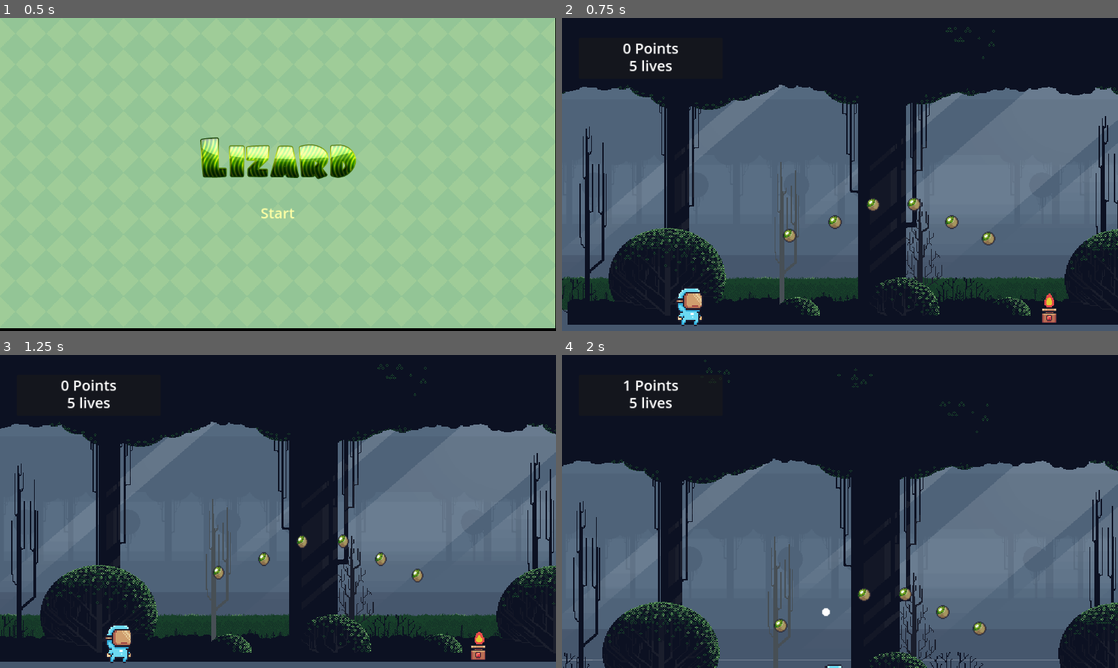
Above: before the commit, frames 1-4 (two rows, left to right).
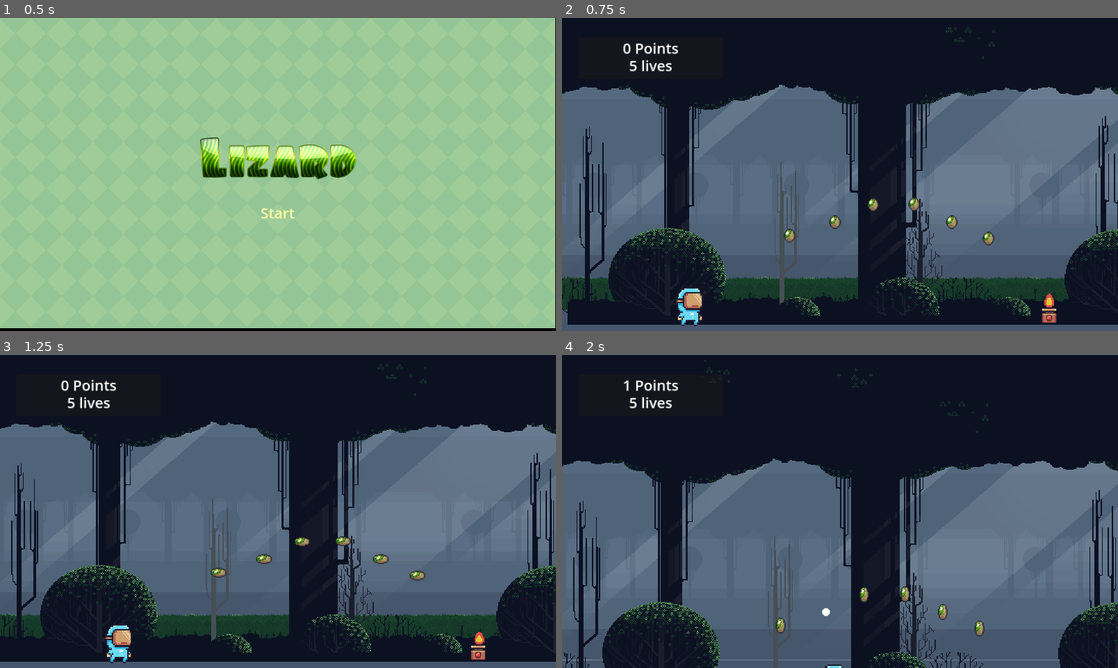
Above: after the commit, the same moments.

Repository: gmribas/LizardGame
Game: Godot game, scene res://scenes/main_menu.tscn
The game is run twice, just before and just after one commit, with the same random seed, the same clock (stepped at 60 frames per second) and the same inputs.
Inputs:
- Up to frame 1 (0.5 s): no input
- Up to frame 2 (0.75 s): click "Start" at 0.5 s
- Up to frame 3 (1.25 s): no input
- Up to frame 4 (2 s): hold D (right) from 1.28 s (still down); tap Space (jump) at 1.52 s

Frame 1 is identical in both runs. In frame 2, 0.2% of the frame differs, in the area x 39-78%, y 57-73%; in frame 3, 0.4%, in the area x 37-77%, y 57-73%; in frame 4, 0.3%.

Commit message:
fixes

Diff:
--- a/scenes/collectables/collectable_kiwi.tscn
+++ b/scenes/collectables/collectable_kiwi.tscn
@@ -193,8 +193,9 @@
 unique_name_in_owner = true
 scale = Vector2(2, 2)
 sprite_frames = SubResource("SpriteFrames_h8kwe")
-animation = &"collected"
 autoplay = "default"
+frame = 3
+frame_progress = 0.496501
 script = ExtResource("4_4ir57")
 
 [node name="CollisionShape2D" type="CollisionShape2D" parent="."]
--- a/scenes/main.tscn
+++ b/scenes/main.tscn
@@ -13,12 +13,12 @@
 [ext_resource type="Texture2D" uid="uid://ceibrouxruyvu" path="res://assets/background/Layer_0002_7.png" id="11_6bwmo"]
 [ext_resource type="PackedScene" uid="uid://df1a6vfcdch5t" path="res://scenes/characters/virtual_guy.tscn" id="12_se8y4"]
 [ext_resource type="PackedScene" uid="uid://vonf6ps58aik" path="res://scenes/collectables/collectable_kiwi.tscn" id="14_75bd8"]
+[ext_resource type="PackedScene" uid="uid://da1b3r4gmxfvr" path="res://scenes/traps/saw3.tscn" id="14_i0nj2"]
 [ext_resource type="PackedScene" uid="uid://r3jom7elntf2" path="res://scenes/traps/fire.tscn" id="15_7akho"]
 [ext_resource type="PackedScene" uid="uid://bam10gyc1iv1t" path="res://scenes/finish_line/end_trophy.tscn" id="15_8ubwc"]
 [ext_resource type="PackedScene" uid="uid://cbe4w0di5anq4" path="res://scenes/finish_line/finish_level.tscn" id="17_121n3"]
 [ext_resource type="Script" path="res://scripts/label_points.gd" id="17_upibd"]
 [ext_resource type="Script" path="res://scripts/collectables/breakable_box/breakable_box.gd" id="18_5pmhn"]
-[ext_resource type="PackedScene" uid="uid://bwlcubo5mxghv" path="res://scenes/traps/saw.tscn" id="19_h6wbd"]
 [ext_resource type="Script" path="res://scripts/label_lives.gd" id="20_naavv"]
 
 [sub_resource type="GDScript" id="GDScript_c8iqv"]
@@ -193,6 +193,7 @@
 [node name="VirtualGuy" parent="SceneObjects" instance=ExtResource("12_se8y4")]
 position = Vector2(145, 576)
 slide_on_ceiling = false
+metadata/_edit_lock_ = true
 
 [node name="Traps" type="Node" parent="SceneObjects"]
 
@@ -208,10 +209,11 @@
 character = NodePath("../../VirtualGuy")
 metadata/_edit_lock_ = true
 
-[node name="Saw" parent="SceneObjects/Traps" node_paths=PackedStringArray("character") instance=ExtResource("19_h6wbd")]
-position = Vector2(1994, 586)
-scale = Vector2(2, 2)
+[node name="Saw3" parent="SceneObjects/Traps" node_paths=PackedStringArray("character") instance=ExtResource("14_i0nj2")]
+position = Vector2(1729, 574)
+scale = Vector2(2.5, 2.5)
 character = NodePath("../../VirtualGuy")
+metadata/_edit_lock_ = true
 
 [node name="Collectables" type="Node" parent="SceneObjects"]
 
--- a/scenes/traps/saw.tscn
+++ /dev/null
@@ -1,102 +0,0 @@
-[gd_scene load_steps=15 format=3 uid="uid://bwlcubo5mxghv"]
-
-[ext_resource type="Texture2D" uid="uid://dy5kqbb1csa86" path="res://assets/traps/saw_off.png" id="1_ifhfj"]
-[ext_resource type="Script" path="res://scripts/traps/saw.gd" id="1_iirje"]
-[ext_resource type="Texture2D" uid="uid://c58jhlh5uwgdt" path="res://assets/traps/saw_on.png" id="2_kg431"]
-
-[sub_resource type="CircleShape2D" id="CircleShape2D_vpwo8"]
-radius = 20.025
-
-[sub_resource type="AtlasTexture" id="AtlasTexture_uhk6r"]
-atlas = ExtResource("1_ifhfj")
-region = Rect2(0, 0, 38, 38)
-
-[sub_resource type="AtlasTexture" id="AtlasTexture_hnl31"]
-atlas = ExtResource("2_kg431")
-region = Rect2(0, 0, 38, 38)
-
-[sub_resource type="AtlasTexture" id="AtlasTexture_12v4b"]
-atlas = ExtResource("2_kg431")
-region = Rect2(38, 0, 38, 38)
-
-[sub_resource type="AtlasTexture" id="AtlasTexture_k4ky6"]
-atlas = ExtResource("2_kg431")
-region = Rect2(76, 0, 38, 38)
-
-[sub_resource type="AtlasTexture" id="AtlasTexture_4fk25"]
-atlas = ExtResource("2_kg431")
-region = Rect2(114, 0, 38, 38)
-
-[sub_resource type="AtlasTexture" id="AtlasTexture_i2t2l"]
-atlas = ExtResource("2_kg431")
-region = Rect2(152, 0, 38, 38)
-
-[sub_resource type="AtlasTexture" id="AtlasTexture_m8dag"]
-atlas = ExtResource("2_kg431")
-region = Rect2(190, 0, 38, 38)
-
-[sub_resource type="AtlasTexture" id="AtlasTexture_17kut"]
-atlas = ExtResource("2_kg431")
-region = Rect2(228, 0, 38, 38)
-
-[sub_resource type="AtlasTexture" id="AtlasTexture_ckf7h"]
-atlas = ExtResource("2_kg431")
-region = Rect2(266, 0, 38, 38)
-
-[sub_resource type="SpriteFrames" id="SpriteFrames_lajlp"]
-animations = [{
-"frames": [{
-"duration": 1.0,
-"texture": SubResource("AtlasTexture_uhk6r")
-}],
-"loop": true,
-"name": &"off",
-"speed": 1.0
-}, {
-"frames": [{
-"duration": 1.0,
-"texture": SubResource("AtlasTexture_hnl31")
-}, {
-"duration": 1.0,
-"texture": SubResource("AtlasTexture_12v4b")
-}, {
-"duration": 1.0,
-"texture": SubResource("AtlasTexture_k4ky6")
-}, {
-"duration": 1.0,
-"texture": SubResource("AtlasTexture_4fk25")
-}, {
-"duration": 1.0,
-"texture": SubResource("AtlasTexture_i2t2l")
-}, {
-"duration": 1.0,
-"texture": SubResource("AtlasTexture_m8dag")
-}, {
-"duration": 1.0,
-"texture": SubResource("AtlasTexture_17kut")
-}, {
-"duration": 1.0,
-"texture": SubResource("AtlasTexture_ckf7h")
-}],
-"loop": true,
-"name": &"on",
-"speed": 20.0
-}]
-
-[node name="Saw" type="CharacterBody2D"]
-script = ExtResource("1_iirje")
-
-[node name="CollisionShape2D" type="CollisionShape2D" parent="."]
-shape = SubResource("CircleShape2D_vpwo8")
-
-[node name="Area2D" type="Area2D" parent="."]
-
-[node name="CollisionShape2D2" type="CollisionShape2D" parent="Area2D"]
-shape = SubResource("CircleShape2D_vpwo8")
-
-[node name="sprite" type="AnimatedSprite2D" parent="Area2D"]
-sprite_frames = SubResource("SpriteFrames_lajlp")
-animation = &"on"
-autoplay = "on"
-
-[connection signal="body_entered" from="Area2D" to="." method="_on_area_2d_body_entered"]
--- /dev/null
+++ b/scenes/traps/saw3.tscn
@@ -0,0 +1,98 @@
+[gd_scene load_steps=15 format=3 uid="uid://da1b3r4gmxfvr"]
+
+[ext_resource type="Texture2D" uid="uid://dy5kqbb1csa86" path="res://assets/traps/saw_off.png" id="1_2mebk"]
+[ext_resource type="Script" path="res://scripts/traps/saw.gd" id="1_lr7pj"]
+[ext_resource type="Texture2D" uid="uid://c58jhlh5uwgdt" path="res://assets/traps/saw_on.png" id="2_r1bh4"]
+
+[sub_resource type="CircleShape2D" id="CircleShape2D_muxlo"]
+radius = 21.0
+
+[sub_resource type="AtlasTexture" id="AtlasTexture_wpxvv"]
+atlas = ExtResource("1_2mebk")
+region = Rect2(0, 0, 38, 38)
+
+[sub_resource type="AtlasTexture" id="AtlasTexture_soanm"]
+atlas = ExtResource("2_r1bh4")
+region = Rect2(0, 0, 38, 38)
+
+[sub_resource type="AtlasTexture" id="AtlasTexture_qt1bl"]
+atlas = ExtResource("2_r1bh4")
+region = Rect2(38, 0, 38, 38)
+
+[sub_resource type="AtlasTexture" id="AtlasTexture_56j0y"]
+atlas = ExtResource("2_r1bh4")
+region = Rect2(76, 0, 38, 38)
+
+[sub_resource type="AtlasTexture" id="AtlasTexture_wk3fk"]
+atlas = ExtResource("2_r1bh4")
+region = Rect2(114, 0, 38, 38)
+
+[sub_resource type="AtlasTexture" id="AtlasTexture_vnaj5"]
+atlas = ExtResource("2_r1bh4")
+region = Rect2(152, 0, 38, 38)
+
+[sub_resource type="AtlasTexture" id="AtlasTexture_rg4fh"]
+atlas = ExtResource("2_r1bh4")
+region = Rect2(190, 0, 38, 38)
+
+[sub_resource type="AtlasTexture" id="AtlasTexture_73wlb"]
+atlas = ExtResource("2_r1bh4")
+region = Rect2(228, 0, 38, 38)
+
+[sub_resource type="AtlasTexture" id="AtlasTexture_p8scy"]
+atlas = ExtResource("2_r1bh4")
+region = Rect2(266, 0, 38, 38)
+
+[sub_resource type="SpriteFrames" id="SpriteFrames_sv5st"]
+animations = [{
+"frames": [{
+"duration": 1.0,
+"texture": SubResource("AtlasTexture_wpxvv")
+}],
+"loop": true,
+"name": &"off",
+"speed": 5.0
+}, {
+"frames": [{
+"duration": 1.0,
+"texture": SubResource("AtlasTexture_soanm")
+}, {
+"duration": 1.0,
+"texture": SubResource("AtlasTexture_qt1bl")
+}, {
+"duration": 1.0,
+"texture": SubResource("AtlasTexture_56j0y")
+}, {
+"duration": 1.0,
+"texture": SubResource("AtlasTexture_wk3fk")
+}, {
+"duration": 1.0,
+"texture": SubResource("AtlasTexture_vnaj5")
+}, {
+"duration": 1.0,
+"texture": SubResource("AtlasTexture_rg4fh")
+}, {
+"duration": 1.0,
+"texture": SubResource("AtlasTexture_73wlb")
+}, {
+"duration": 1.0,
+"texture": SubResource("AtlasTexture_p8scy")
+}],
+"loop": true,
+"name": &"on",
+"speed": 20.0
+}]
+
+[node name="Saw3" type="Area2D"]
+script = ExtResource("1_lr7pj")
+
+[node name="CollisionShape2D" type="CollisionShape2D" parent="."]
+shape = SubResource("CircleShape2D_muxlo")
+
+[node name="AnimatedSprite2D" type="AnimatedSprite2D" parent="."]
+texture_filter = 1
+sprite_frames = SubResource("SpriteFrames_sv5st")
+animation = &"off"
+autoplay = "on"
+
+[connection signal="body_entered" from="." to="." method="_on_body_entered"]
--- a/scripts/characters/input/input_handler.gd
+++ b/scripts/characters/input/input_handler.gd
@@ -3,7 +3,7 @@
 extends Node
 
 @onready var sprite_2d = $"../Sprite2D"
-@onready var game_manager = $"../../../GameManager"
+@onready var game_manager: GameManager = get_node("/root/Root/GameManager")
 @onready var state_machine: StateMachine = $"../StateMachine"
 
 var character: BaseCharacter
--- a/scripts/characters/state/jumping_state.gd
+++ b/scripts/characters/state/jumping_state.gd
@@ -14,7 +14,7 @@
 @onready var fall_gravity: float= ((-2.0 * jump_height) / (jump_time_to_descent * jump_time_to_descent)) * -1.0
 
 @onready var sprite_2d = $"../../Sprite2D"
-@onready var player_attributes = $"../../../../PlayerAttributes"
+@onready var player_attributes = get_node("/root/PlayerAttributes")
 
 func get_gravity() -> float:
 	return jump_gravity if character.velocity.y < 0.0 else fall_gravity
--- a/scripts/characters/virtual_guy.gd
+++ b/scripts/characters/virtual_guy.gd
@@ -2,8 +2,8 @@
 
 extends BaseCharacter
 
-@onready var game_manager = $"../../GameManager"
-@onready var player_attributes = $"../../PlayerAttributes"
+@onready var game_manager: GameManager = get_node("/root/Root/GameManager")
+@onready var player_attributes = get_node("/root/PlayerAttributes")
 @onready var sprite_2d = $Sprite2D
 @onready var input_handler: InputHandler = $InputHandler
 
--- a/scripts/collectables/collectable_kiwi.gd
+++ b/scripts/collectables/collectable_kiwi.gd
@@ -4,6 +4,7 @@
 
 signal animation_looped()
 
+@export var game_manager: GameManager
 @export var state_machine: StateMachine
 
 func _on_body_entered(body):
--- a/scripts/collectables/state/default_state.gd
+++ b/scripts/collectables/state/default_state.gd
@@ -2,7 +2,7 @@
 
 extends CollectableState
 
-@onready var game_manager: GameManager = $"../../../../../GameManager"
+@onready var game_manager: GameManager = get_node("/root/Root/GameManager")
 @export var collected_state: State
 
 func enter(_msg := {}) -> void:
--- a/scripts/end_trophy/state/finished_state.gd
+++ b/scripts/end_trophy/state/finished_state.gd
@@ -3,7 +3,7 @@
 extends TrophyState
 
 @onready var trophySprite = %Trophy
-@onready var game_manager: GameManager = $"../../../../GameManager"
+@onready var game_manager: GameManager = get_node("/root/Root/GameManager")
 
 const ANIMATION = "finished"
 
--- a/scripts/traps/fire/fire.gd
+++ b/scripts/traps/fire/fire.gd
@@ -2,12 +2,12 @@
 
 class_name FireTrap
 
-@onready var game_manager: GameManager = $"../../../GameManager"
+@onready var game_manager: GameManager = get_node("/root/Root/GameManager")
 @onready var sprite_2d = $Sprite2D
 
 @export var character: BaseCharacter
 
 func _on_body_entered(_body):
-	if (_body.name == character.character_name && sprite_2d.animation != "off"):
+	if (_body is BaseCharacter && sprite_2d.animation != "off"):
 		game_manager.decrement_life()
 		sprite_2d.animation = "off"
--- a/scripts/traps/fire/state/fire_on_state.gd
+++ b/scripts/traps/fire/state/fire_on_state.gd
@@ -4,7 +4,7 @@
 
 const ANIMATION = "on"
 
-@onready var game_manager = $"../../../../../GameManager"
+@onready var game_manager: GameManager = get_node("/root/Root/GameManager")
 @onready var sprite_2d = $Sprite2D
 
 var character: BaseCharacter
--- a/scripts/traps/saw.gd
+++ b/scripts/traps/saw.gd
@@ -1,10 +1,10 @@
-extends CharacterBody2D
+extends Area2D
 
 class_name SawTrap
 
 const SAW_RANGE_OF_MOTION = 700
 
-@onready var game_manager = $"../../../GameManager"
+@onready var game_manager: GameManager = get_node("/root/Root/GameManager")
 
 @export var move_speed : float = 120.0
 @export var character: BaseCharacter
@@ -12,6 +12,11 @@
 var already_moved = false
 
 func _physics_process(delta):
+	check_if_player_in_range(delta)
+
+func check_if_player_in_range(delta):
+	await get_tree().create_timer(0.3).timeout
+
 	var player_position = character.global_position
 	var saw_position = global_position
 	var direction = player_position - saw_position
@@ -21,14 +26,10 @@
 		already_moved = true
 		var motion = direction * move_speed * delta
 		# move towards the character and passes it if missed
-		var calculate_motion = motion if (motion.x < 0) else motion * -1
-		move_and_collide(calculate_motion)
-	else:
-		if already_moved:
-			queue_free()
+		var calculate_motion: Vector2 = motion if (motion.x < 0) else motion * -1
+		translate(calculate_motion)
 
-
-func _on_area_2d_body_entered(_body):
-	if (_body.name == character.character_name):
+func _on_body_entered(_body):
+	if (_body == character):
 		game_manager.decrement_life()
 		queue_free()
Not shown: 1 places in scenes/collectables/collectable_kiwi.tscn that only renumber resources
